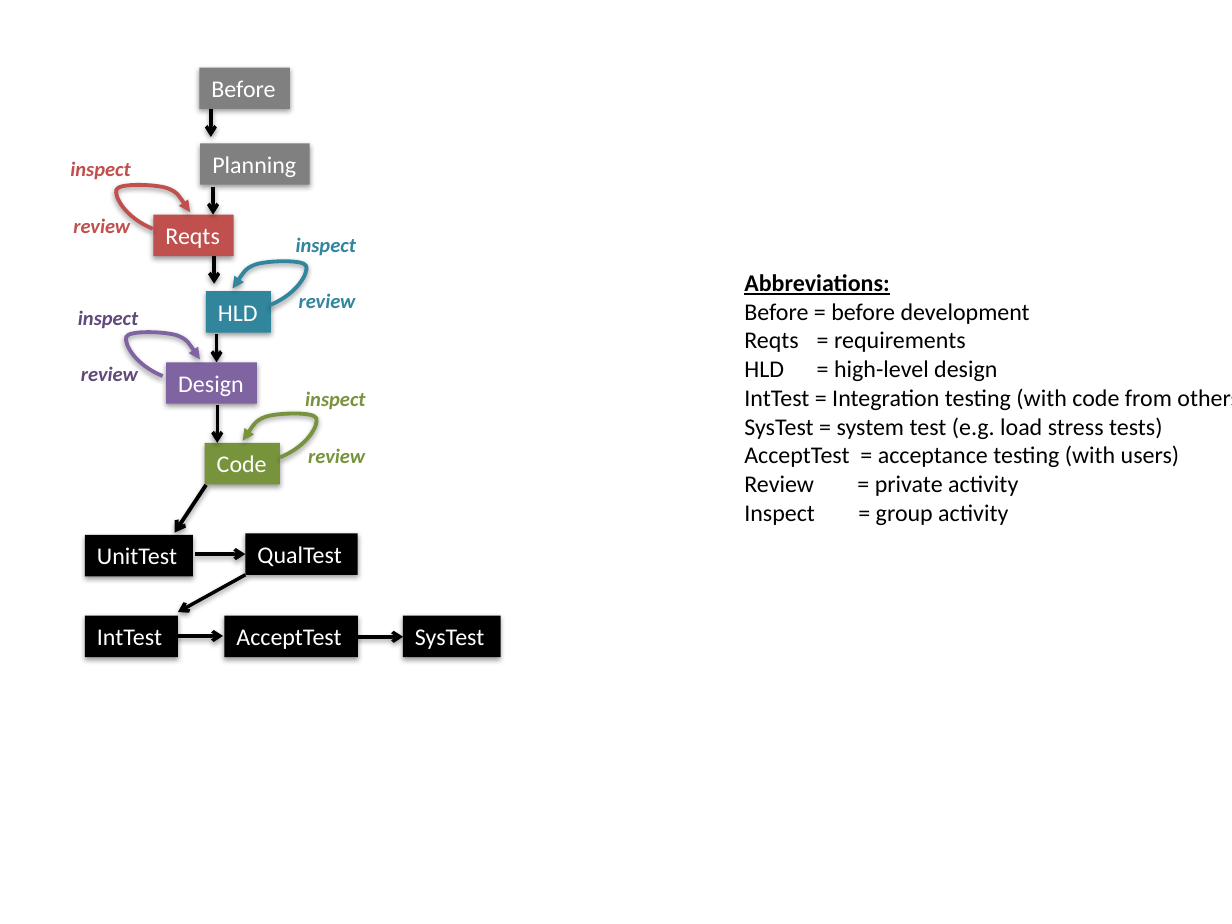
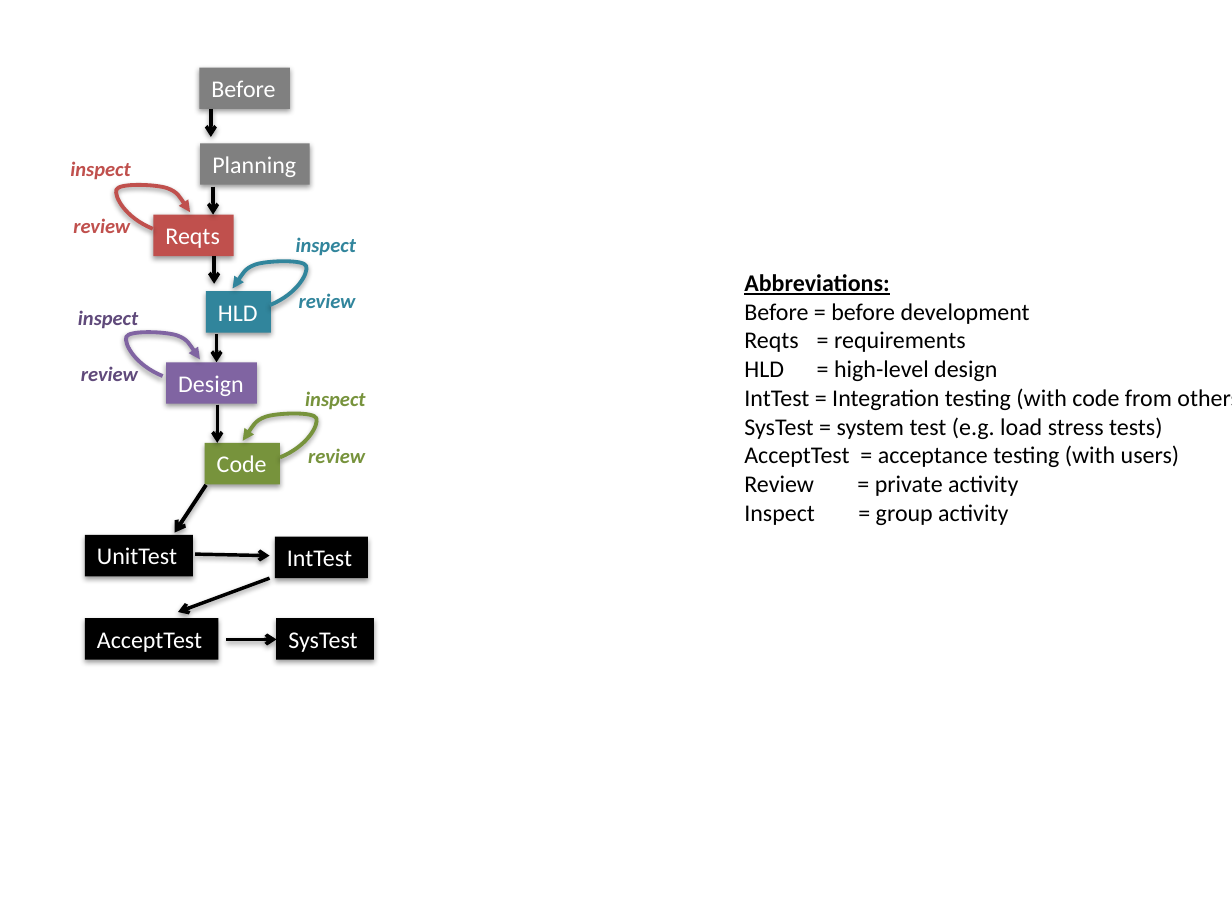
Before and after one commit to ai-se/phaseDelay, a slide deck: slide 1 of waterfall.pptx. Drawn at 1232x924 pixels with LibreOffice and Linux fonts; fonts in the diff are those of the drawing. Boxes give left, top, right and bottom in pixels: in the first picture for what was removed or moved away, otherwise in the second. Text is boxed around its words. In the diff, an @@ line names an element or a change of style, - is before the commit and + after.

Commit message:
typo

```diff
--- a/waterfall.pptx
+++ b/waterfall.pptx
@@ rectangle removed at (245,533,357,575) @@
-QualTest
@@ rectangle "IntTest": place and size @@
-rectangle "IntTest" at (85,616,179,658)
+rectangle "IntTest" at (275,537,368,579)
@@ arrow moved from (195, 554) - (245, 554) to (195, 554) - (270, 556) @@
@@ arrow moved from (245, 575) - (179, 612) to (270, 578) - (179, 612) @@
@@ rectangle "AcceptTest": place and size @@
-rectangle "AcceptTest" at (224,616,357,658)
+rectangle "AcceptTest" at (85,618,218,660)
@@ rectangle "SysTest": place and size @@
-rectangle "SysTest" at (403,616,500,658)
+rectangle "SysTest" at (276,618,373,660)
@@ arrow removed from (172, 636) to (223, 636) @@
@@ arrow moved from (352, 637) - (403, 637) to (227, 639) - (276, 639) @@
```
